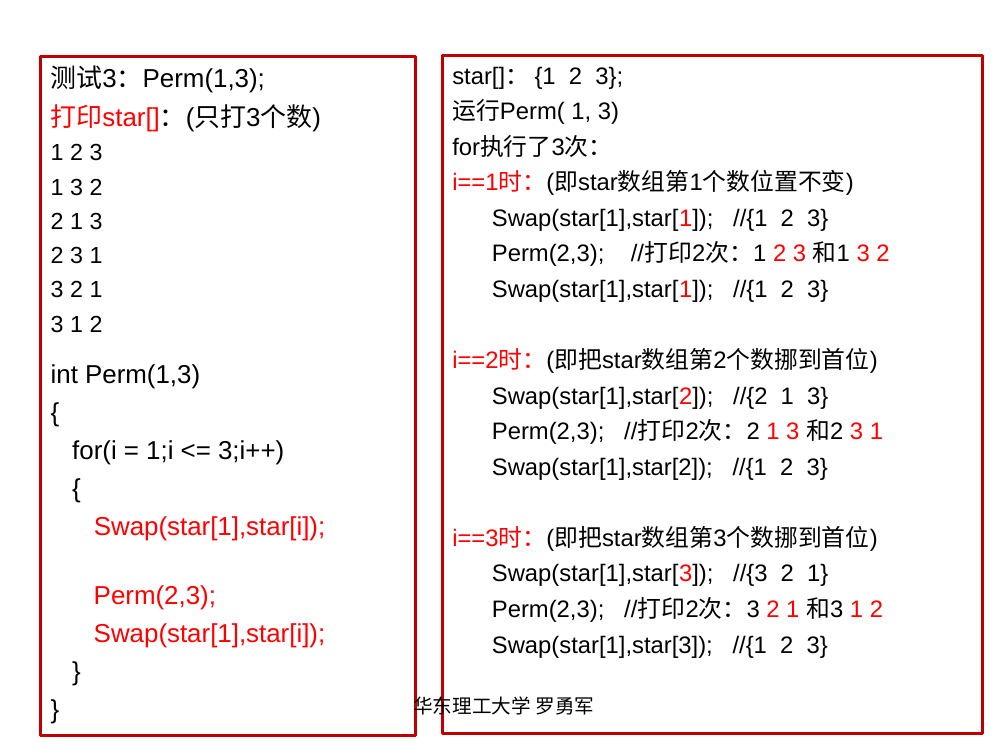
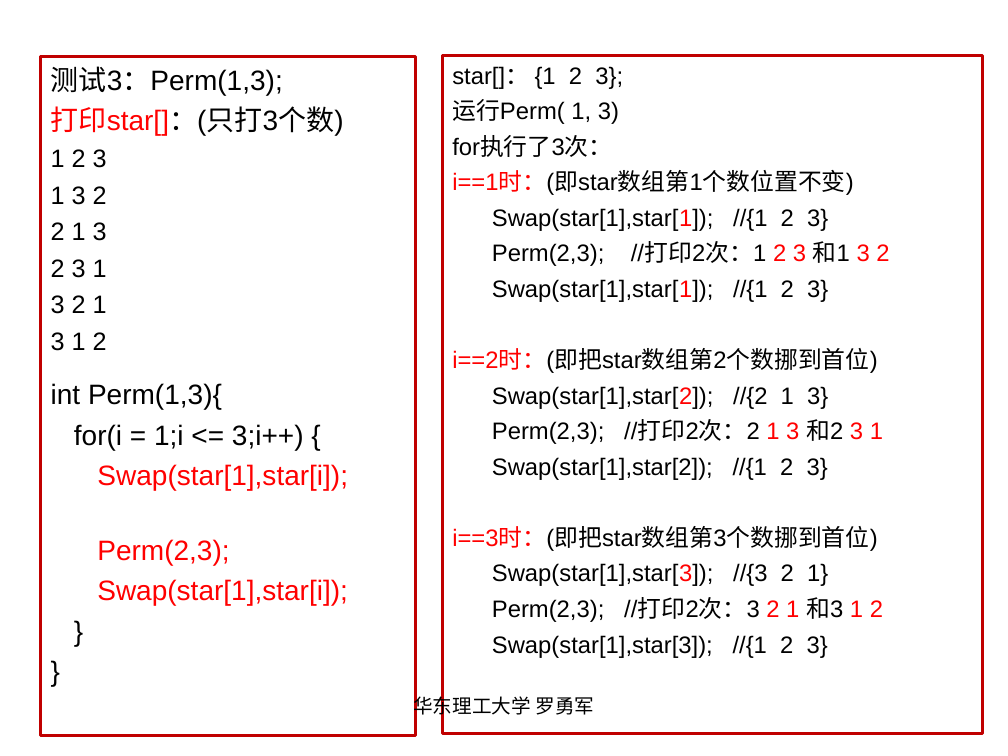
Before and after one commit to luoyongjun999/code, a slide deck: slide 25 of 第4章搜索技术.ppt. Drawn at 1008x756 pixels with LibreOffice and Linux fonts; fonts in the diff are those of the drawing. Boxes give left, top, right and bottom in pixels: in the first picture for what was removed or moved away, otherwise in the second. Text is boxed around its words. In the diff, an @@ line names an element or a change of style, - is before the commit and + after.

```diff
--- a/第4章搜索技术.ppt
+++ b/第4章搜索技术.ppt
@@ text in rectangle at bbox=[51, 66, 348, 605]: size 18.5 to 20 pt in "测试3：Perm(1,3);", "打印star[]：(只打3个数)", "Swap(star[1],star[i]);", "Perm(2,3);" and 3 more places; size 16.6 to 18 pt in "1 2 3", "1 3 2", "2 1 3", "2 3 1" and 2 more places @@
@@ text in rectangle at bbox=[51, 383, 304, 450]: text changed; size 18.5 to 20 pt @@
-int Perm(1,3)
-{
-for(i = 1;i <= 3;i++)
-{
+int Perm(1,3){
+for(i = 1;i <= 3;i++) {
```
Also in this commit, not shown: 7 other slides changed, 2 other files.
